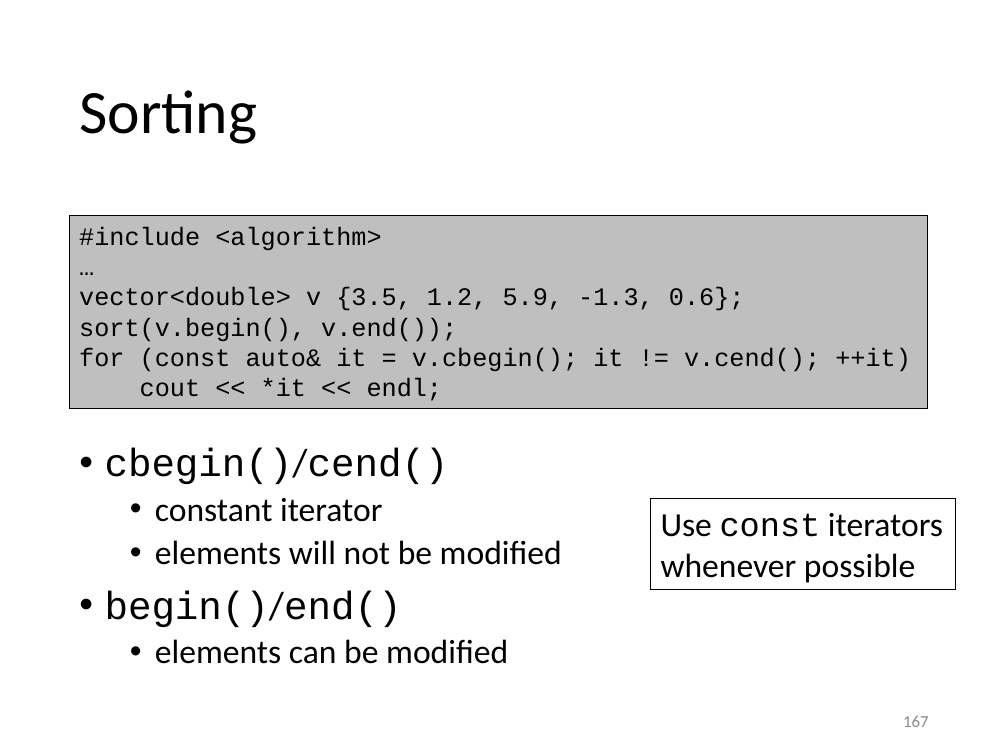
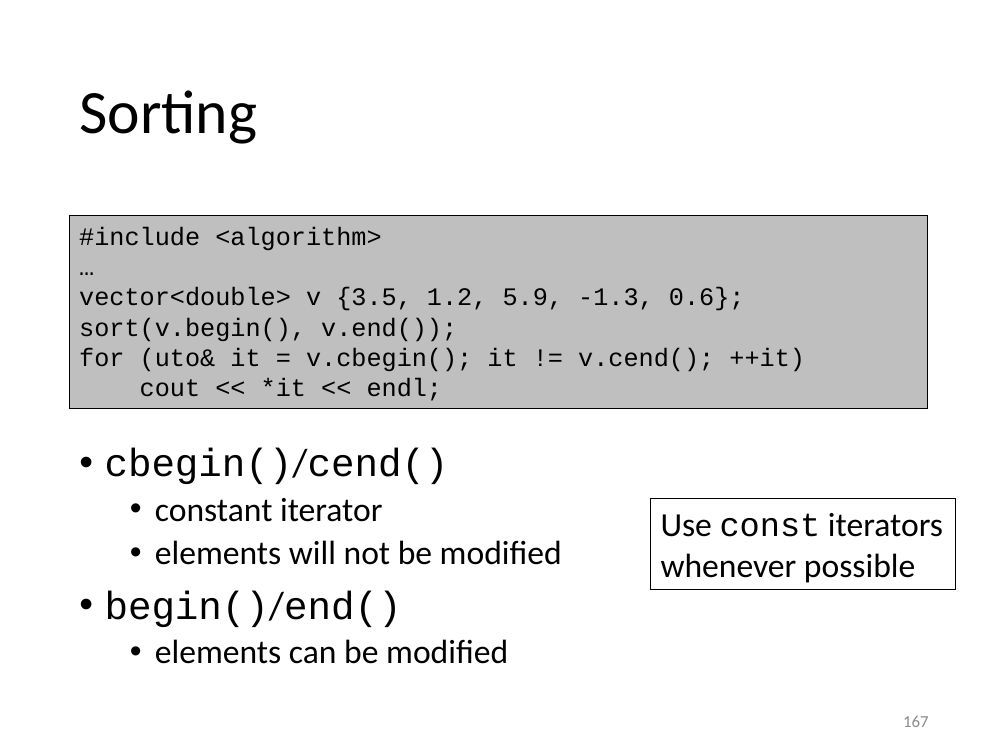
Before and after one commit to gjbex/Scientific-C-plus-plus, a slide deck: slide 167 of scientific_cpp.pptx. Drawn at 1008x756 pixels with LibreOffice and Linux fonts; fonts in the diff are those of the drawing. Boxes give left, top, right and bottom in pixels: in the first picture for what was removed or moved away, otherwise in the second. Text is boxed around its words. In the diff, an @@ line names an element or a change of style, - is before the commit and + after.

Commit message:
Fix typo

```diff
--- a/scientific_cpp.pptx
+++ b/scientific_cpp.pptx
@@ text in rectangle at <box>79,347,805,372</box>: text changed @@
-for (const auto& it = v.cbegin(); it != v.cend(); ++it)
+for (uto& it = v.cbegin(); it != v.cend(); ++it)
```
